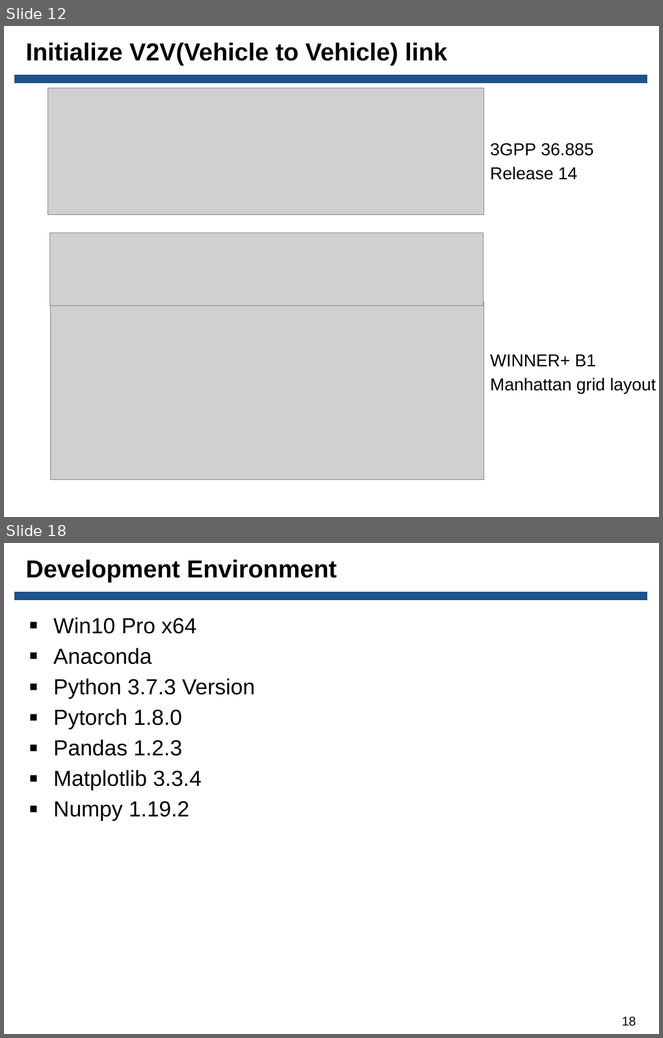
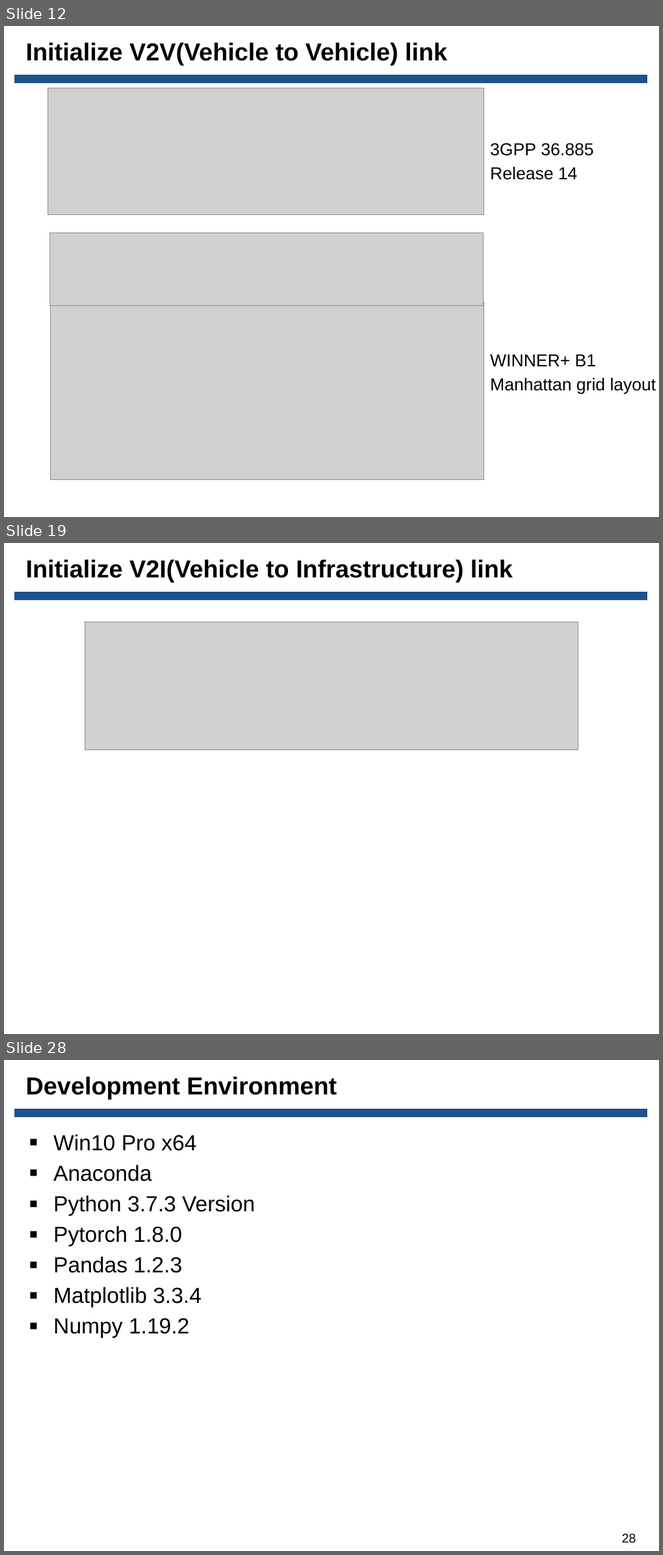
Before and after one commit to Donghee123/MS, a slide deck: V2V DQN Study/C-V2X 3GPP Release 14 채널 시뮬레이션 ppt/20210915_C-V2X 3GPP Release 14 채널 시뮬레이션_한동희_발표자료.pptx. Shown one above the other, each under a label of ours: slides 12 and 18 before the commit, slides 12, 19 and 28 after it; the slides between them are not shown. The pictures are 663x1038 and 663x1555 pixels, drawn with LibreOffice and Linux fonts; fonts in the diff are those of the drawing; grey boxes stand for pictures; background and template pictures are left out. Boxes give left, top, right and bottom in pixels: in the first picture for what was removed or moved away, otherwise in the second. Text is boxed around its words. In the diff, an @@ line names an element or a change of style, - is before the commit and + after.

```diff
--- a/V2V DQN Study/C-V2X 3GPP Release 14 채널 시뮬레이션 ppt/20210915_C-V2X 3GPP Release 14 채널 시뮬레이션_한동희_발표자료.pptx
+++ b/V2V DQN Study/C-V2X 3GPP Release 14 채널 시뮬레이션 ppt/20210915_C-V2X 3GPP Release 14 채널 시뮬레이션_한동희_발표자료.pptx
@@ slide 19 added at [4,543,659,1034], background picture (left out); not listed: 1 template element that a slide beside it also shows @@
@@ title added at [26,559,513,583], 27 pt, text #000000, bold @@
+Initialize V2I(Vehicle to Infrastructure) link
@@ picture added at [85,622,578,750] @@
@@ what was slide 18 is now slide 28 @@
@@ page number at [622,1534,636,1544]: text changed @@
-18
+28
```
Also in this commit, not shown: 6 slides changed, 9 other slides added, 1 other file.
